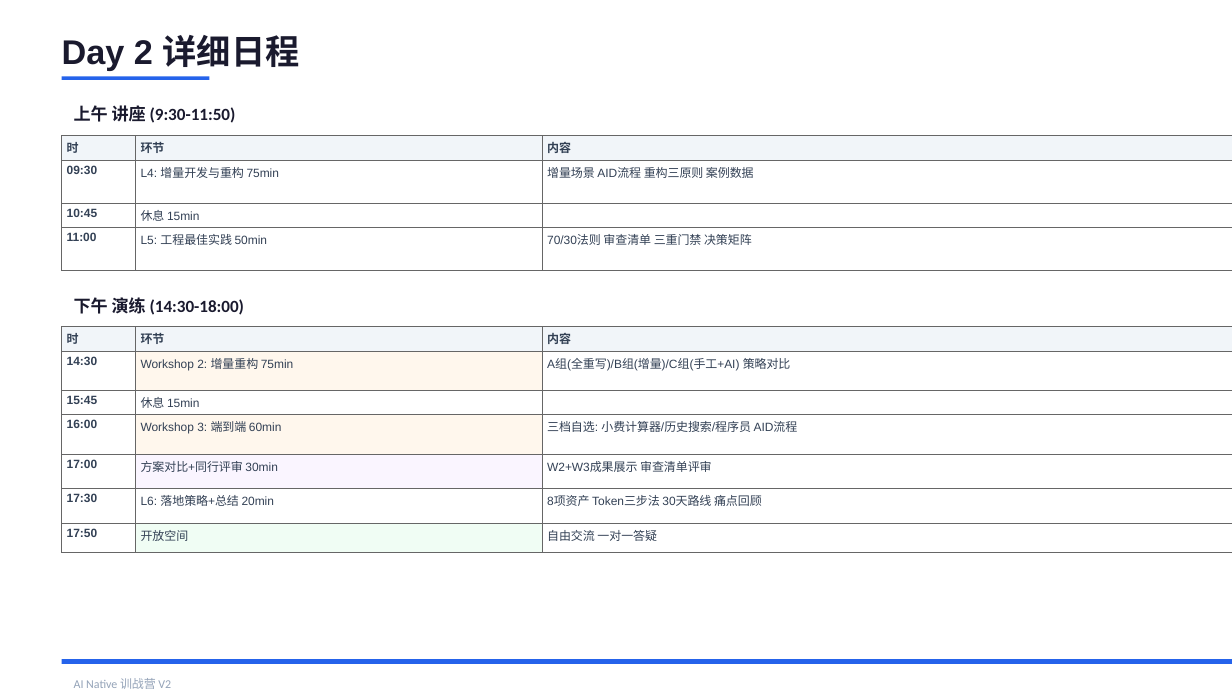
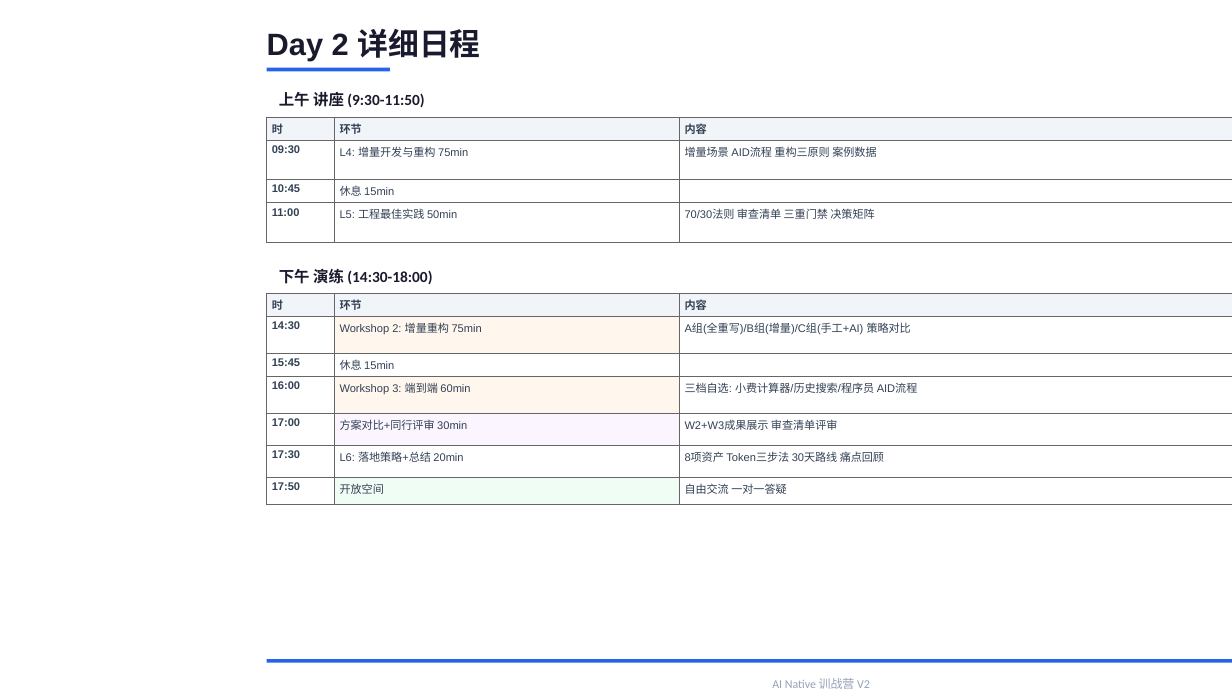
Before and after one commit to JungleTestLabs/ai-coding-training, a slide deck: slide 4 of docs/AI-Native-训战营-介绍与日程.pptx. Drawn at 1232x693 pixels with LibreOffice and Linux fonts; fonts in the diff are those of the drawing. Boxes give left, top, right and bottom in pixels: in the first picture for what was removed or moved away, otherwise in the second. Text is boxed around its words. In the diff, an @@ line names an element or a change of style, - is before the commit and + after.

```diff
--- a/docs/AI-Native-训战营-介绍与日程.pptx
+++ b/docs/AI-Native-训战营-介绍与日程.pptx
@@ text "Day 2 详细日程": place and size @@
-text "Day 2 详细日程" at box(62, 35, 300, 70)
+text "Day 2 详细日程" at box(267, 29, 480, 61)
@@ text "Day 2 详细日程" at box(267, 29, 480, 61): size 20 to 18 pt @@
@@ text "上午 讲座 (9:30-11:50)": place and size @@
-text "上午 讲座 (9:30-11:50)" at box(74, 105, 236, 123)
+text "上午 讲座 (9:30-11:50)" at box(279, 92, 424, 107)
@@ text "上午 讲座 (9:30-11:50)" at box(279, 92, 424, 107): size 10 to 9 pt @@
@@ rectangle: place and size @@
-rectangle at box(62, 76, 209, 80)
+rectangle at box(267, 68, 391, 71)
@@ table at box(267, 117, 1232, 240) @@
@@ size 7 to 6.5 pt @@
@@ table: place and size @@
-table at box(62, 136, 1232, 259)
+table at box(267, 117, 1232, 240)
@@ text "下午 演练 (14:30-18:00)" at box(279, 269, 432, 284): size 10 to 9 pt @@
@@ text "下午 演练 (14:30-18:00)": place and size @@
-text "下午 演练 (14:30-18:00)" at box(74, 297, 244, 315)
+text "下午 演练 (14:30-18:00)" at box(279, 269, 432, 284)
@@ table at box(267, 293, 1232, 498) @@
@@ size 7 to 6.5 pt @@
@@ table: place and size @@
-table at box(62, 326, 1232, 545)
+table at box(267, 293, 1232, 498)
@@ rectangle: place and size @@
-rectangle at box(62, 659, 1232, 664)
+rectangle at box(267, 659, 1232, 663)
@@ text "AI Native 训战营 V2": place and size @@
-text "AI Native 训战营 V2" at box(74, 678, 171, 689)
+text "AI Native 训战营 V2" at box(772, 678, 870, 689)
@@ text "AI Native 训战营 V2" at box(772, 678, 870, 689): alignment left to centre @@
```
Also in this commit, not shown: 5 other slides changed.
